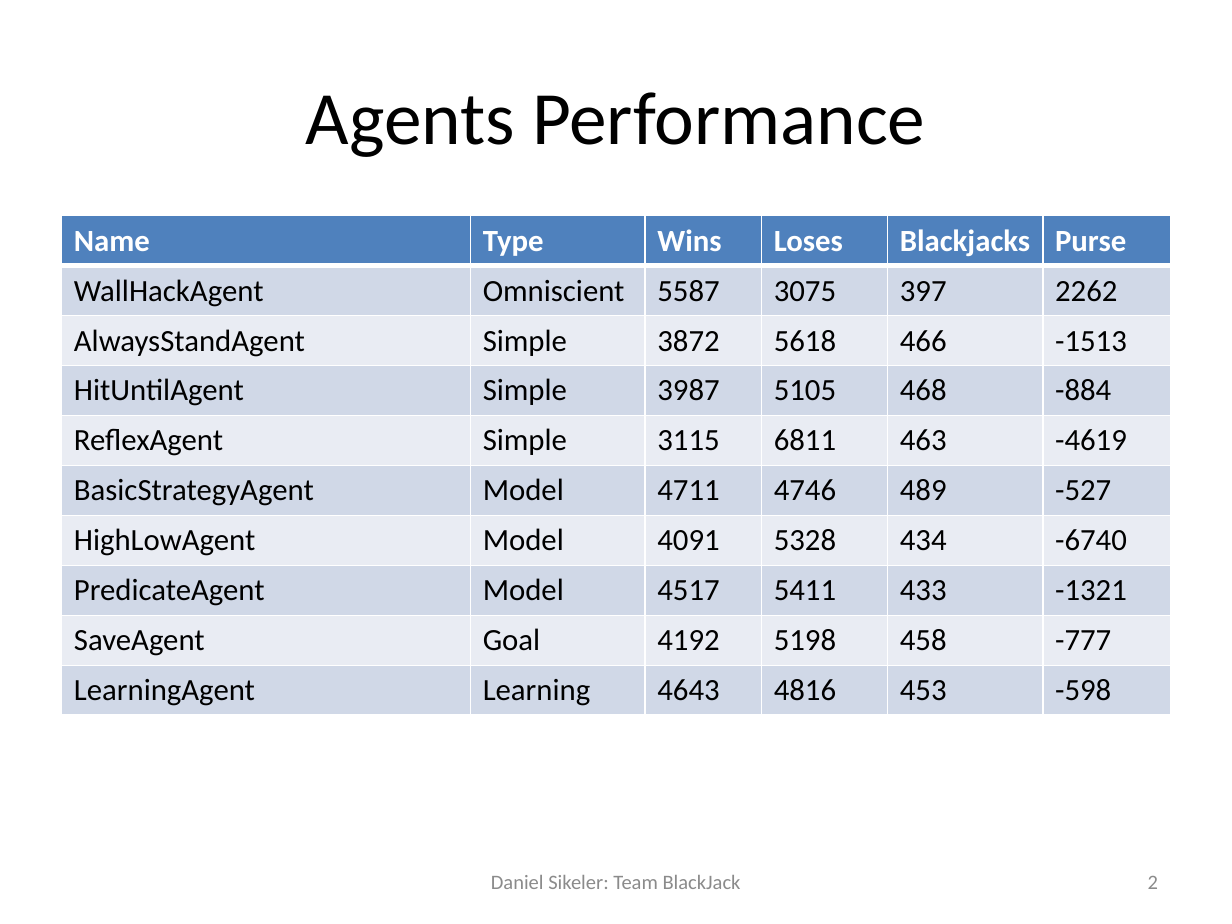
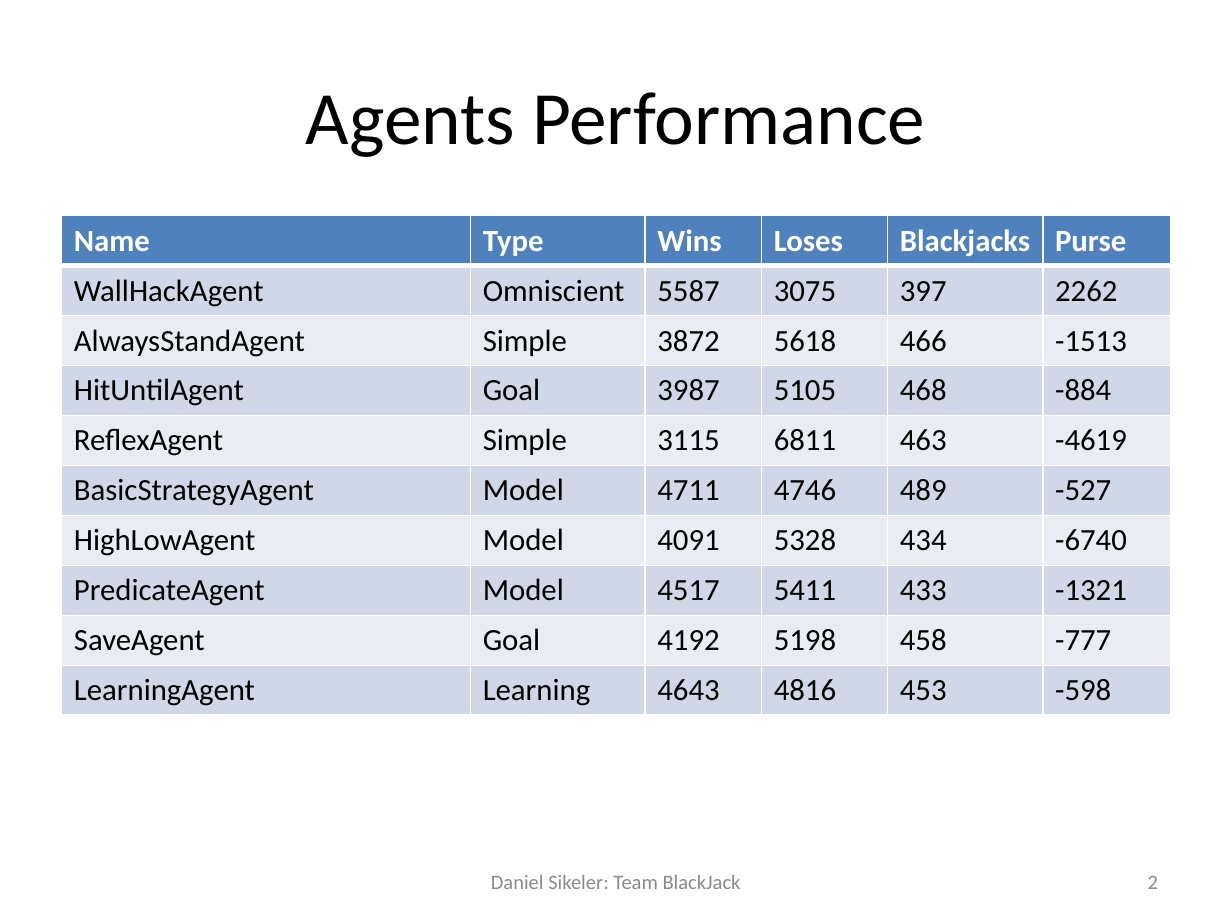
Before and after one commit to mfreiwald/Blackjack_AI, a slide deck: slide 2 of non-src/Presentation/relevance.pptx. Drawn at 1232x924 pixels with LibreOffice and Linux fonts; fonts in the diff are those of the drawing. Boxes give left, top, right and bottom in pixels: in the first picture for what was removed or moved away, otherwise in the second. Text is boxed around its words. In the diff, an @@ line names an element or a change of style, - is before the commit and + after.

Commit message:
minor change

```diff
--- a/non-src/Presentation/relevance.pptx
+++ b/non-src/Presentation/relevance.pptx
@@ table at [62, 216, 1170, 716] @@
-row 4, column 2: Simple
+row 4, column 2: Goal
```
